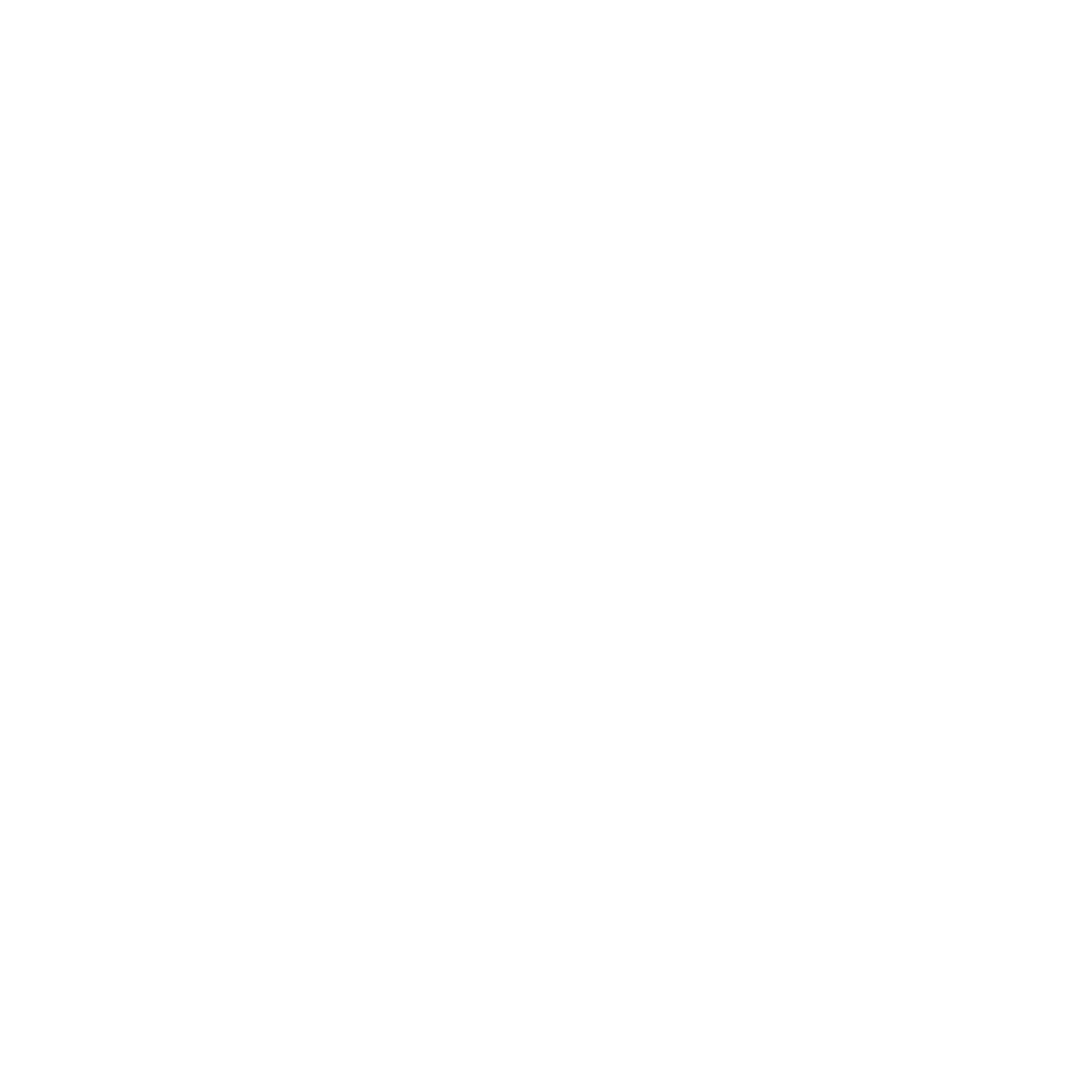
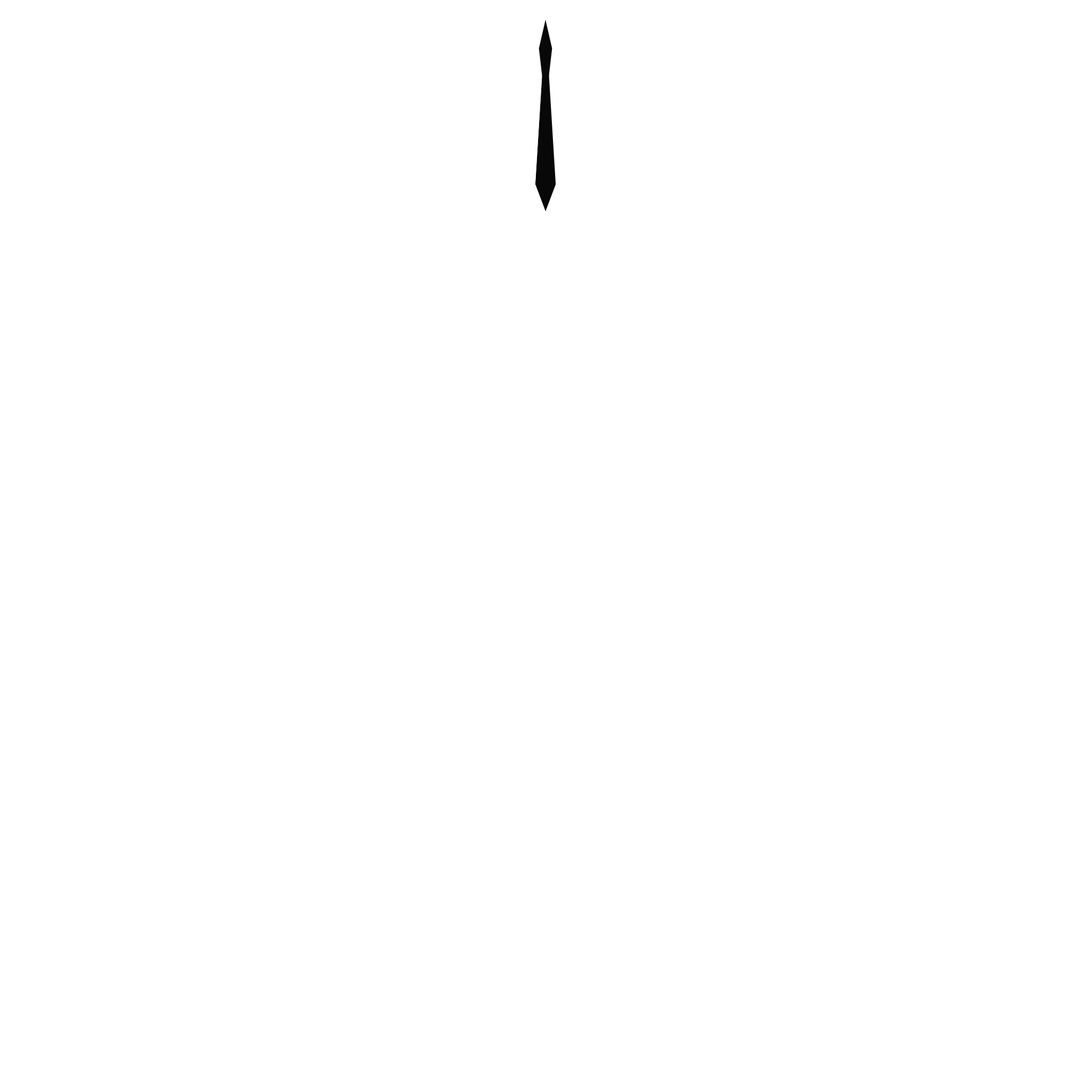
Before/after of a 1091px x 1091px layered artwork. What changed in the layer stack:
added group "Group 2" with 2 layers above "Layer 3" over [535, 19, 557, 212]
added layer "Layer 2" in group "Group 2" over [535, 19, 553, 212]
added layer "Layer 1" in group "Group 2" over [545, 19, 557, 212]
added layer "Layer 3" above "Rectangle 2" over [535, 19, 557, 207]
hid "Rectangle 2" over [538, 19, 554, 192]
